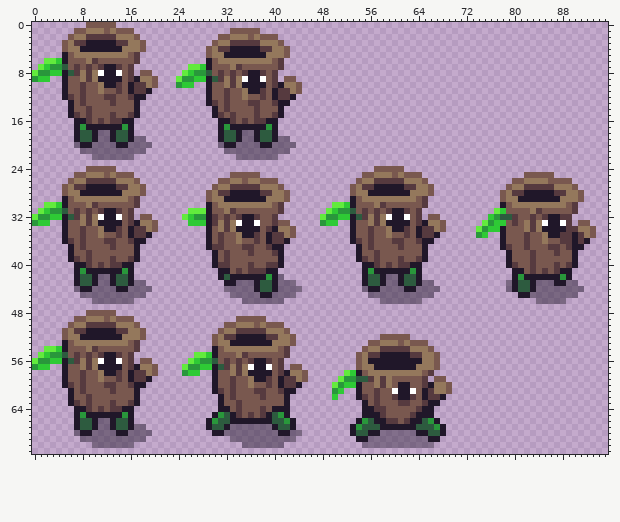
Sprite sheet -- assets/images/log_subset.png. That is the earlier state.
The file is 96x72 pixels.
The result:
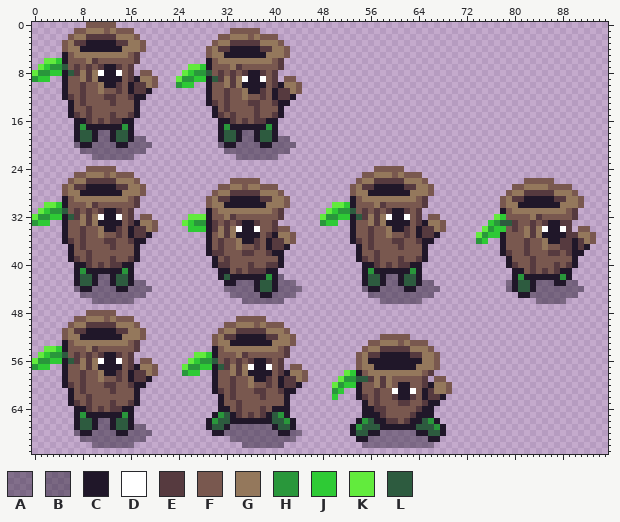
Palette (. is transparent): A #20172966  B #20172973  C #201729  D #ffffff  E #563a3f  F #79584f  G #94785c  H #29973b  J #2eca35  K #62eb3d  L #2d5b3f
From the commit log: feat: improve monster walking anim
Diff:
y 25: x 33..37 FFFFF -> .....; x 82..86 FFFFF -> .....
y 26: x 31..34 FFGG -> ..FF; x 36..40 GGFFF -> FF...; x 80..85 FFGGGG -> ..FFFF; x 87..89 FFF -> ...
y 27: x 30..41 FGGEEEEEGGGF -> .FFGGFGGFFF.; x 79..90 FGGEEEEEGGGF -> .FFGGGGFFFF.
y 28: x 29..39 FGEECCCCCEE -> .FGGEEEEEGG; x 41..42 GF -> F.; x 78..88 FGEECCCCCEE -> .FGGEEEEEGG; x 90..91 GF -> F.
y 29: x 31..32 GC -> EE; x 38..39 CG -> EE; x 80..81 GC -> EE; x 87..88 CG -> EE
y 30: x 29..30 CF -> FG; x 32..38 GGGGGGG -> CCCCCCC; x 40..42 FE. -> GGF; x 78..79 CF -> FG; x 81..87 GGGGGGG -> CCCCCCC; x 89..91 FE. -> GGF
y 31: x 26..28 KKK -> ...; x 31 F -> G; x 33..39 EFFFFFF -> GGGGGGG; x 77..78 KJ -> .C; x 80..82 FFF -> GGG; x 84..88 EFFFF -> GGGGG
y 32: x 25..28 KJHH -> .KKK; x 30 E -> F; x 32..37 EFECCE -> GEFFFF; x 40..41 E. -> FE; x 76..80 JHLLE -> .KJFF; x 83..90 EFECCEE. -> GEFFFFFE
y 33: x 25 . -> K; x 27..28 JJ -> HH; x 31 G -> F; x 33..34 GD -> FE; x 37 D -> E; x 41..42 FF -> ..; x 75..79 KHJJF -> .JHLL; x 82 G -> F; x 84..85 GD -> FE; x 88 D -> E; x 91..92 FF -> ..
y 34: x 26..28 ... -> JJJ; x 30 F -> E; x 34 C -> D; x 37 C -> D; x 39..43 ECGGF -> FEFF.; x 74..76 KHJ -> .KH; x 78 C -> J; x 80 F -> E; x 85 C -> D; x 88 C -> D; x 90..93 EGGF -> .FF.
y 35: x 31..34 EFFG -> GEGC; x 37 E -> C; x 39..41 CEE -> ECG; x 74..77 HJ.. -> KHJJ; x 82..85 EFFG -> GEGC; x 88 E -> C; x 90..91 CE -> EG
y 36: x 35..36 FF -> CC; x 42..43 C. -> GF; x 74..75 .. -> HJ; x 86..87 FF -> CC; x 92..93 C. -> GF
y 37: x 30 E -> F; x 34..37 FEEF -> GFFE; x 39..42 ECC. -> CEEC; x 79 E -> F; x 85..88 FEEF -> GFFE; x 91..92 C. -> EC
y 38: x 29..32 .CFE -> CEEF; x 35 F -> E; x 39..40 FE -> EC; x 78..79 .C -> CE; x 82..83 FE -> EF; x 86 F -> E; x 89 F -> E; x 91 . -> C
